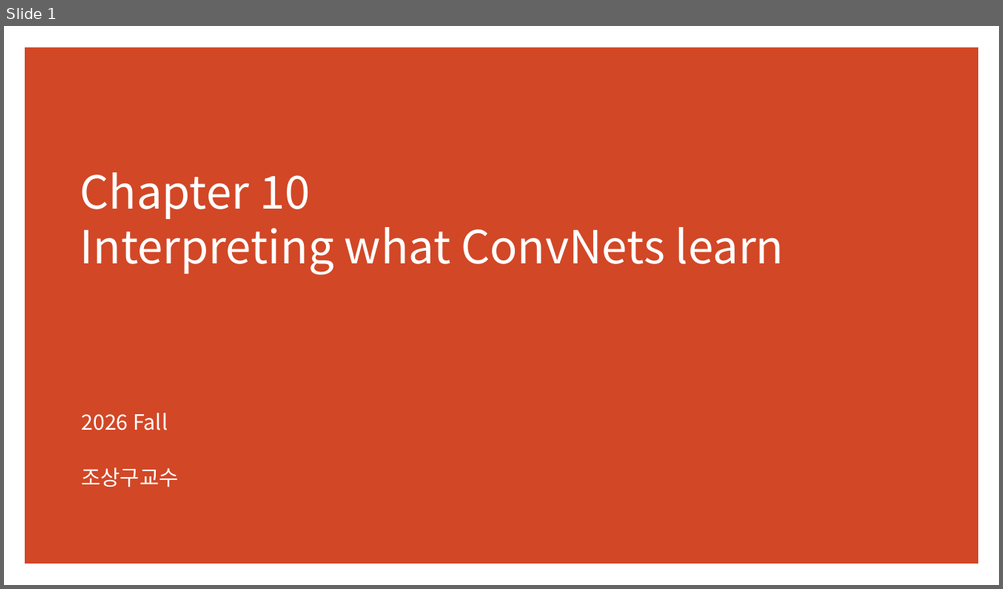
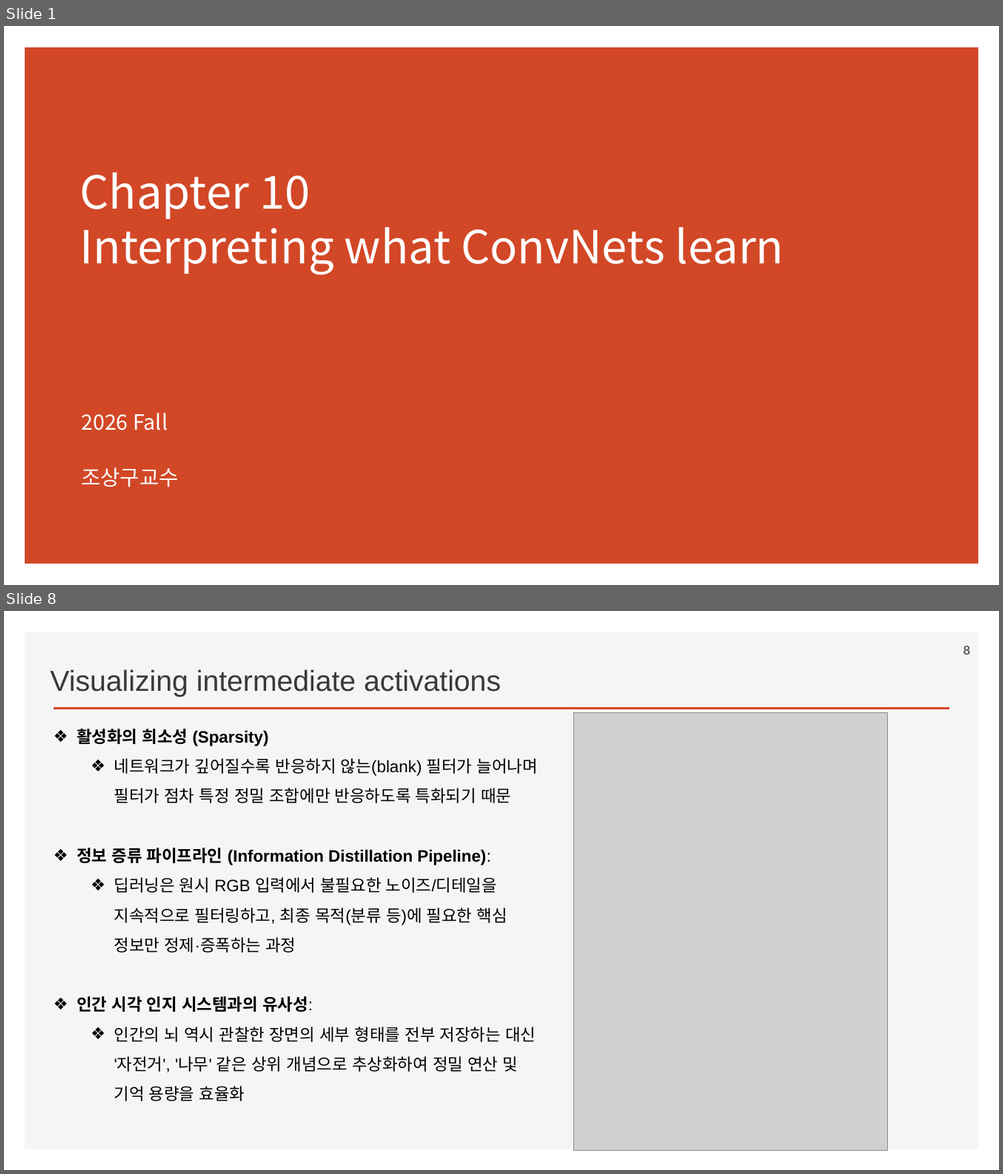
Before and after one commit to ancestor9/2026_Fall_Deep-Learning-with-Python, a slide deck: Chapter 10 Interpreting what ConvNets learn.pptx. Shown one above the other, each under a label of ours: slide 1 before the commit, slides 1 and 8 after it; the slides between them are not shown. The pictures are 1003x589 and 1003x1174 pixels, drawn with LibreOffice and Linux fonts; fonts in the diff are those of the drawing; grey boxes stand for pictures; background and template pictures are left out. Boxes give left, top, right and bottom in pixels: in the first picture for what was removed or moved away, otherwise in the second. Text is boxed around its words. In the diff, an @@ line names an element or a change of style, - is before the commit and + after.

```diff
--- a/Chapter 10 Interpreting what ConvNets learn.pptx
+++ b/Chapter 10 Interpreting what ConvNets learn.pptx
@@ slide 8 added at (4, 611, 999, 1170), background #FFFFFF @@
@@ rectangle added at (25, 632, 979, 1150), fill #F5F5F5 @@
@@ page number added at (963, 646, 970, 655), 12 pt, text #595959, bold @@
+8
@@ text added at (50, 669, 501, 697), 28 pt, text #3B3838 @@
+Visualizing intermediate activations
@@ line added from (54, 709) to (949, 709), #D24726 2 pt @@
@@ picture added at (574, 713, 888, 1151) @@
@@ text added at (77, 729, 538, 1102), 16 pt, text #000000 @@
+❖ 활성화의 희소성 (Sparsity)
+  ❖ 네트워크가 깊어질수록 반응하지 않는(blank) 필터가 늘어나며 필터가 점차 특정 정밀 조합에만 반응하도록 특화되기 때문
+❖ 정보 증류 파이프라인 (Information Distillation Pipeline):
+  ❖ 딥러닝은 원시 RGB 입력에서 불필요한 노이즈/디테일을 지속적으로 필터링하고, 최종 목적(분류 등)에 필요한 핵심 정보만 정제·증폭하는 과정
+❖ 인간 시각 인지 시스템과의 유사성:
+  ❖ 인간의 뇌 역시 관찰한 장면의 세부 형태를 전부 저장하는 대신 '자전거', '나무' 같은 상위 개념으로 추상화하여 정밀 연산 및 기억 용량을 효율화
```
Also in this commit, not shown: 7 slides changed, 5 other slides added.
